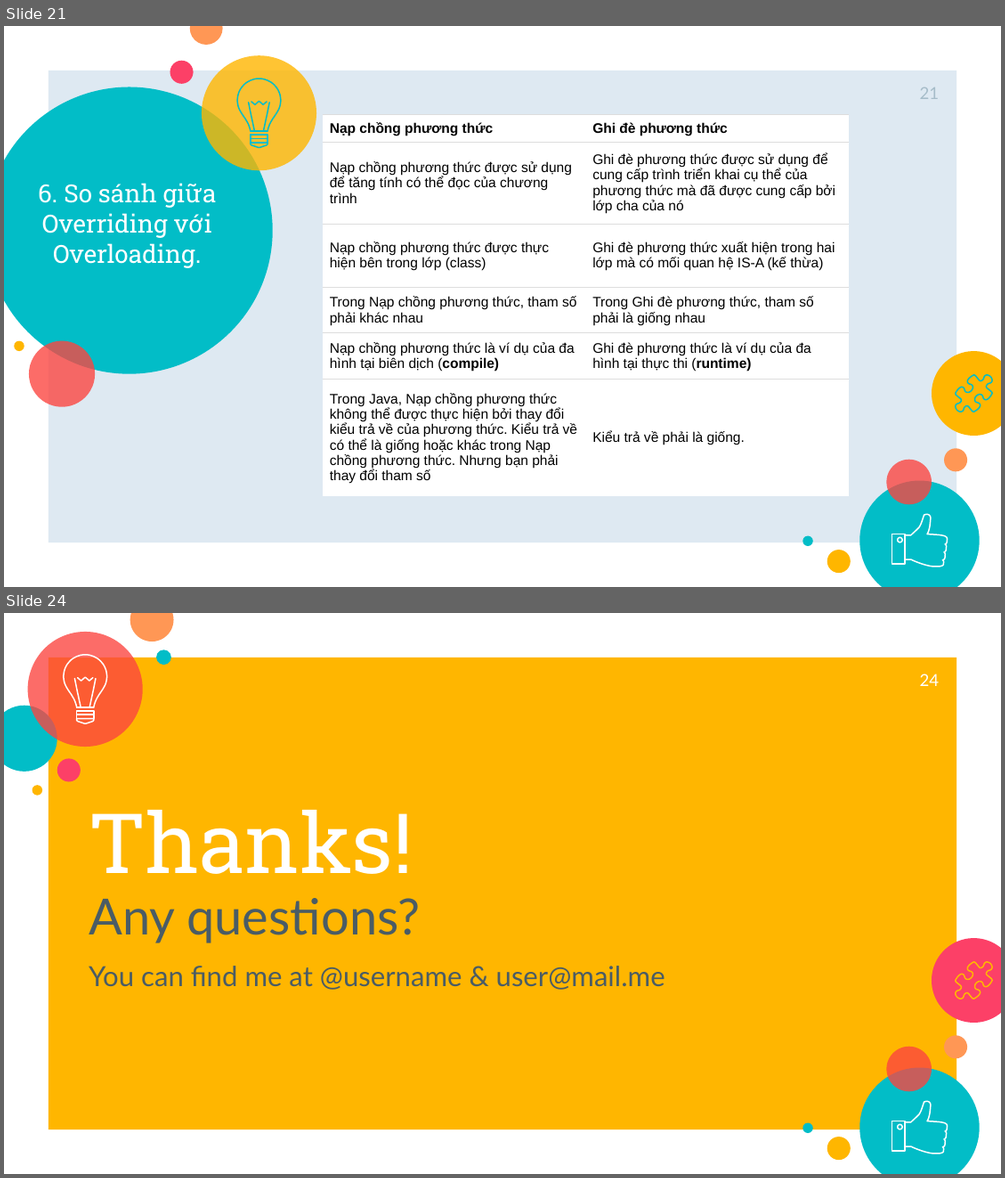
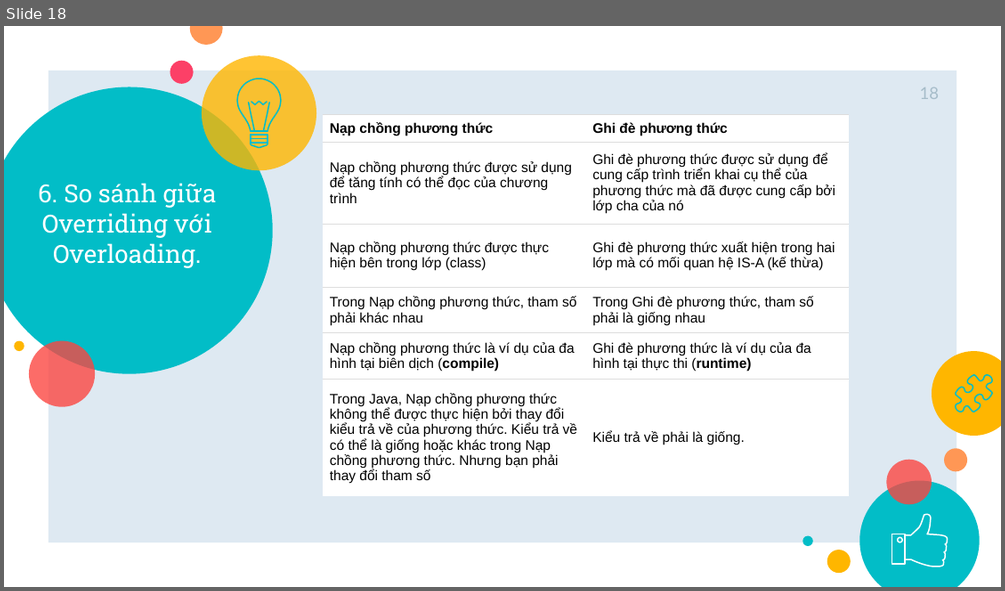
Before and after one commit to SonJava10Rikkei/Demo_Polymorphism-master2, a slide deck: Slide-Polymorphism-master.pptx. Shown one above the other, each under a label of ours: slides 21 and 24 before the commit, slide 18 after it; the slides between them are not shown. The pictures are 1005x1178 and 1005x591 pixels, drawn with LibreOffice and Linux fonts; fonts in the diff are those of the drawing. Boxes give left, top, right and bottom in pixels: in the first picture for what was removed or moved away, otherwise in the second. Text is boxed around its words. In the diff, an @@ line names an element or a change of style, - is before the commit and + after.

```diff
--- a/Slide-Polymorphism-master.pptx
+++ b/Slide-Polymorphism-master.pptx
@@ slide 24 removed at [4,613,1001,1174], background #FFFFFF; not listed: 7 template elements that a slide beside it also shows @@
@@ ellipse removed at [28,632,143,747] @@
@@ ellipse removed at [130,613,175,641] @@
@@ rectangle removed at [48,657,957,1129] @@
@@ ellipse removed at [156,649,171,665] @@
@@ page number removed at [920,674,939,686] @@
-24
@@ ellipse removed at [4,706,57,771] @@
@@ group removed at [64,655,107,723]: 8 freeform shapes @@
@@ ellipse removed at [57,759,80,781] @@
@@ ellipse removed at [32,785,42,795] @@
@@ title removed at [89,810,413,874] @@
-Thanks!
@@ subtitle removed at [89,898,665,989] @@
-Any questions?
-You can find me at @username & user@mail.me
@@ ellipse removed at [931,938,1001,1022] @@
@@ freeform shape removed at [955,962,992,998] @@
@@ what was slide 21 is now slide 18 @@
@@ page number at [920,87,939,99]: text changed @@
-21
+18
```
Also in this commit, not shown: 6 slides changed, 2 slides added, 5 other slides removed, 2 other files.
